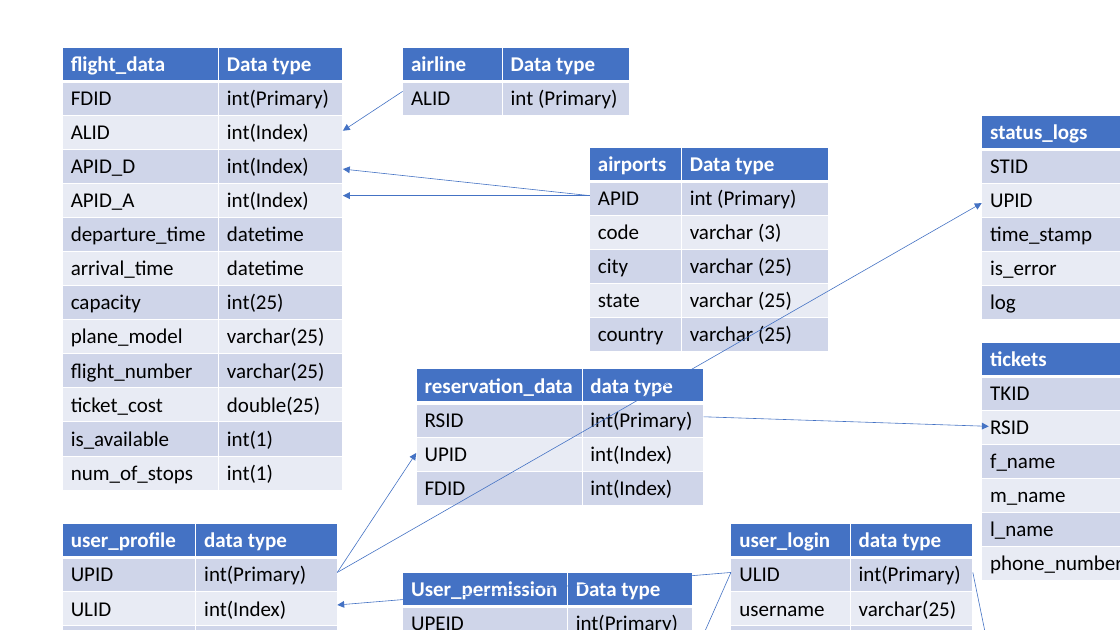
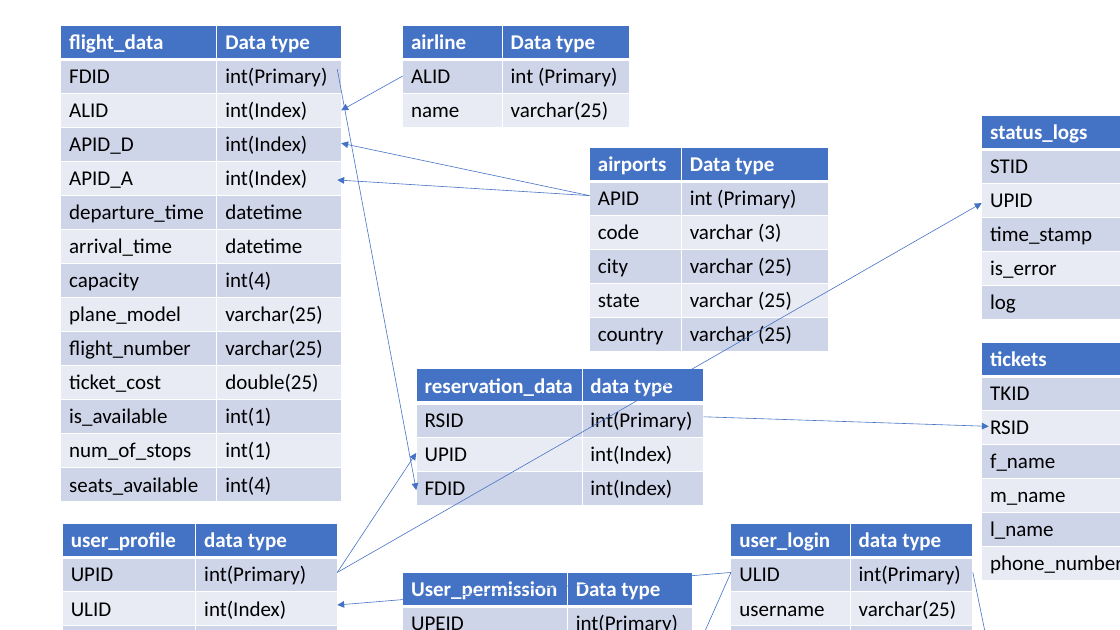
Before and after one commit to lucas-28/transitwise, a slide deck: slide 1 of docs/planningdocuments/sql_tables.pptx. Drawn at 1120x630 pixels with LibreOffice and Linux fonts; fonts in the diff are those of the drawing. Boxes give left, top, right and bottom in pixels: in the first picture for what was removed or moved away, otherwise in the second. Text is boxed around its words. In the diff, an @@ line names an element or a change of style, - is before the commit and + after.

Commit message:
Added seats_available and airline name columns

```diff
--- a/docs/planningdocuments/sql_tables.pptx
+++ b/docs/planningdocuments/sql_tables.pptx
@@ table at (60, 25, 341, 502) @@
-row 8, column 2: int(25)
+row 8, column 2: int(4)
+row 14: seats_available | int(4)
@@ table: place and size @@
-table at (62, 47, 343, 490)
+table at (60, 25, 341, 502)
@@ table at (402, 25, 629, 128) @@
+row 3: name | varchar(25)
@@ table: place and size @@
-table at (402, 47, 629, 115)
+table at (402, 25, 629, 128)
@@ arrow added from (338, 69) to (417, 490), #4472C4 0.5 pt @@
@@ arrow moved from (402, 92) - (343, 131) to (402, 76) - (341, 110) @@
@@ arrow moved from (590, 196) - (343, 169) to (590, 196) - (341, 144) @@
@@ arrow moved from (590, 196) - (343, 196) to (590, 196) - (338, 180) @@
```
Also in this commit, not shown: 1 other file.
